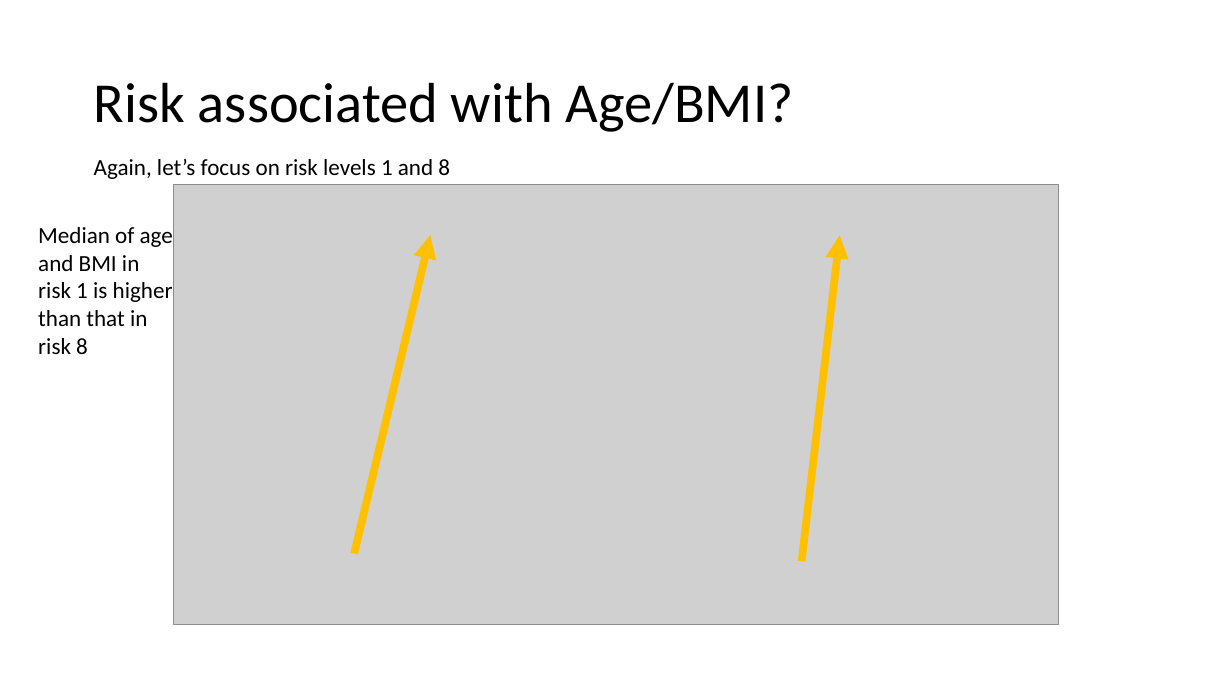
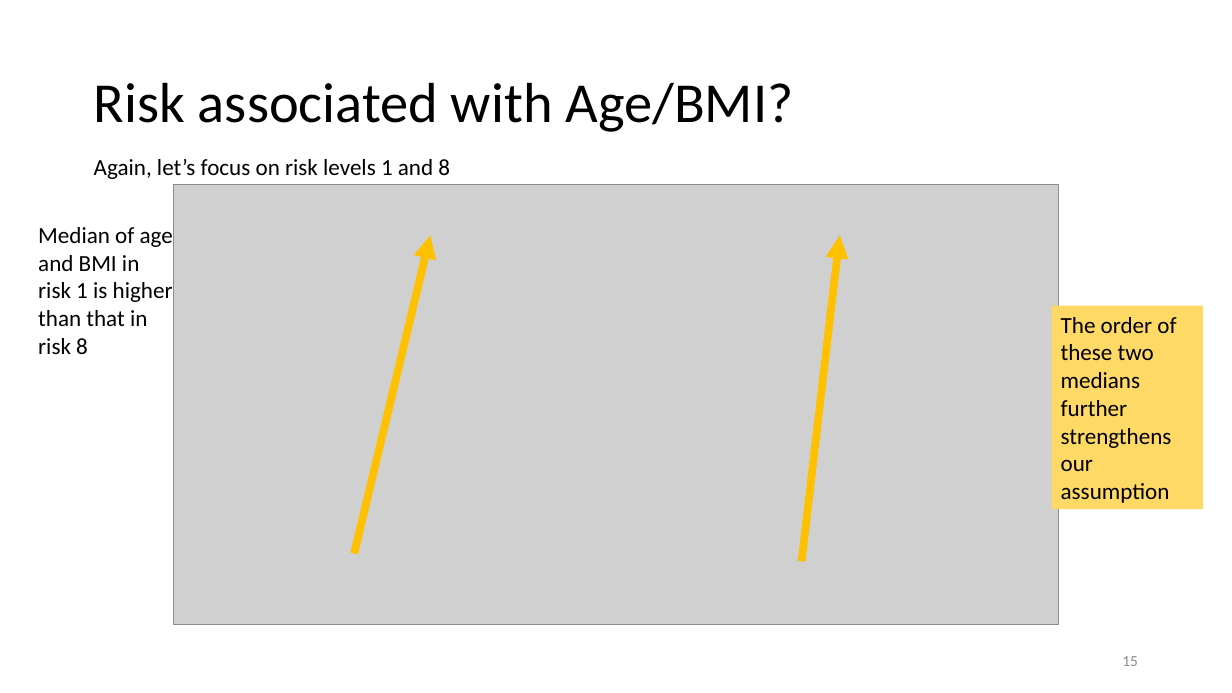
Before and after one commit to m2ng/hangseng-case, a slide deck: slide 15 of slides/hangseng_interview.pptx (slide 17 before the commit). Drawn at 1232x693 pixels with LibreOffice and Linux fonts; fonts in the diff are those of the drawing; grey boxes stand for pictures. Boxes give left, top, right and bottom in pixels: in the first picture for what was removed or moved away, otherwise in the second. Text is boxed around its words. In the diff, an @@ line names an element or a change of style, - is before the commit and + after.

```diff
--- a/slides/hangseng_interview.pptx
+++ b/slides/hangseng_interview.pptx
@@ rectangle added at <box>1052,306,1203,509</box>, fill #FFD966, 18 pt, text #000000 @@
+The order of these two medians further strengthens our assumption
@@ page number added at <box>1122,656,1138,666</box>, 12 pt, text #8C8C8C @@
+15
```
Also in this commit, not shown: 22 other slides changed, 22 slides added.
